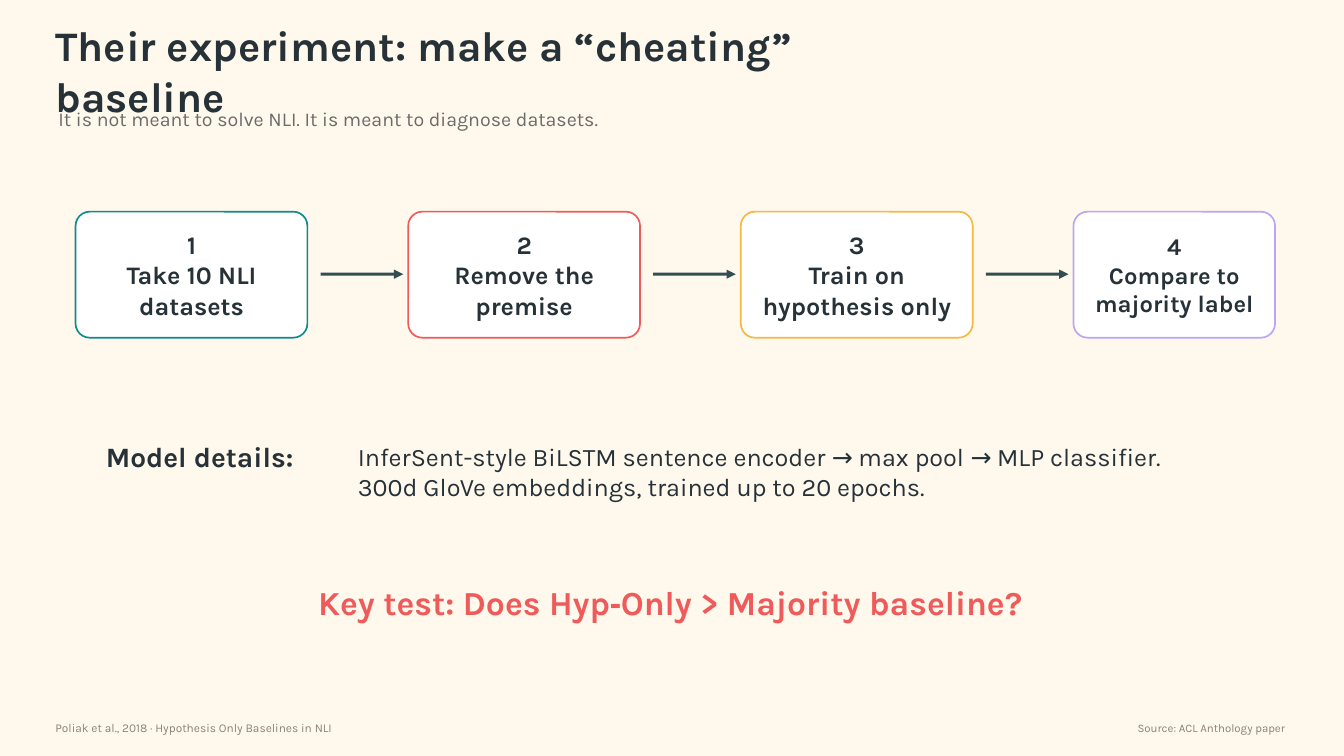
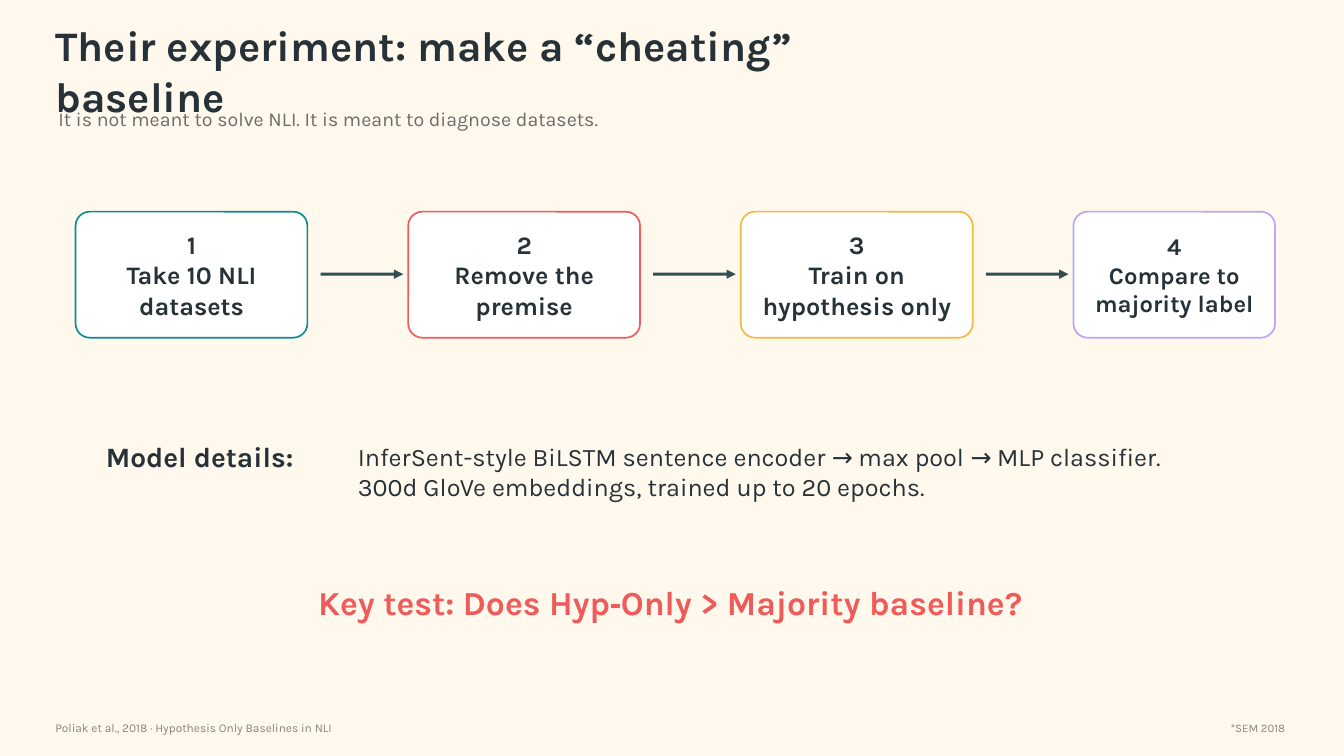
Before and after one commit to Sahar-Mgh/NLP-Portfolio, a slide deck: slide 4 of presentation/hypothesis_only_nli_presentation.pptx. Drawn at 1344x756 pixels with LibreOffice and Linux fonts; fonts in the diff are those of the drawing. Boxes give left, top, right and bottom in pixels: in the first picture for what was removed or moved away, otherwise in the second. Text is boxed around its words. In the diff, an @@ line names an element or a change of style, - is before the commit and + after.

```diff
--- a/presentation/hypothesis_only_nli_presentation.pptx
+++ b/presentation/hypothesis_only_nli_presentation.pptx
@@ text at (1231,724,1285,732): text changed @@
-Source: ACL Anthology paper
+*SEM 2018
```
Also in this commit, not shown: 11 other slides changed.
